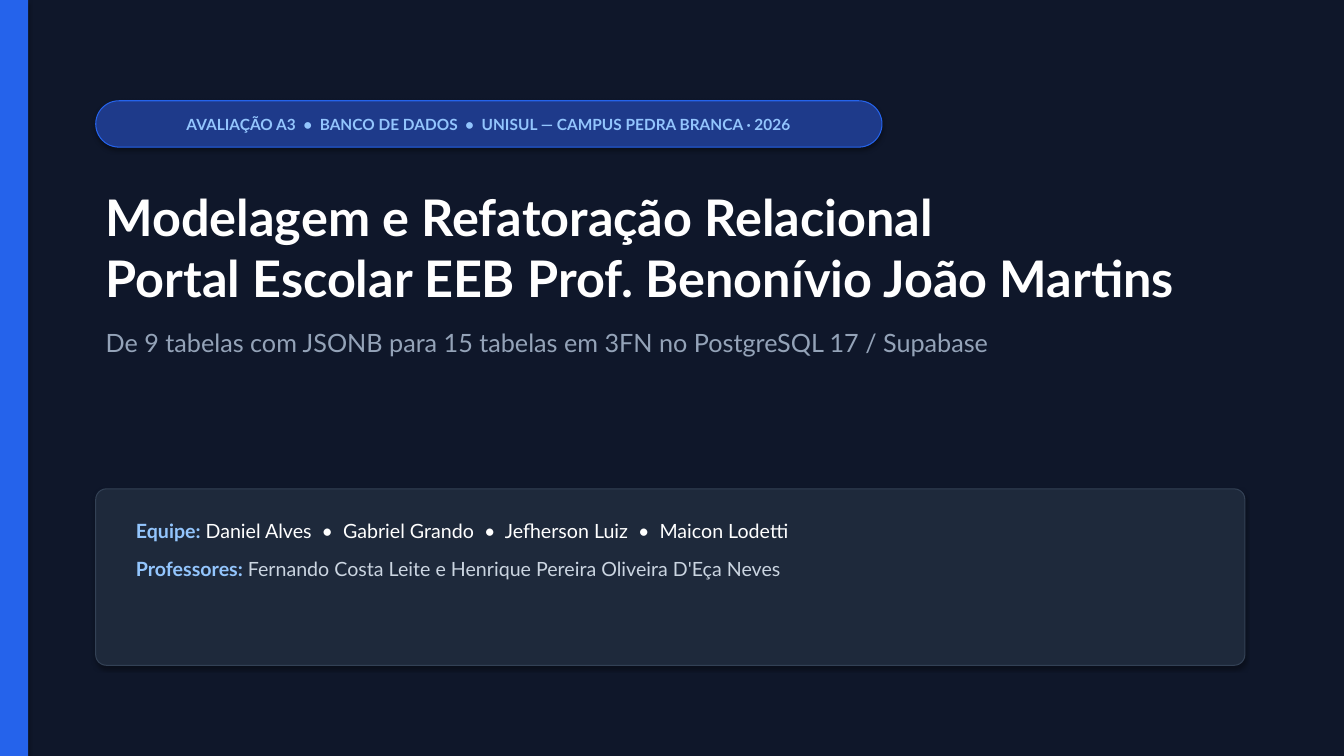
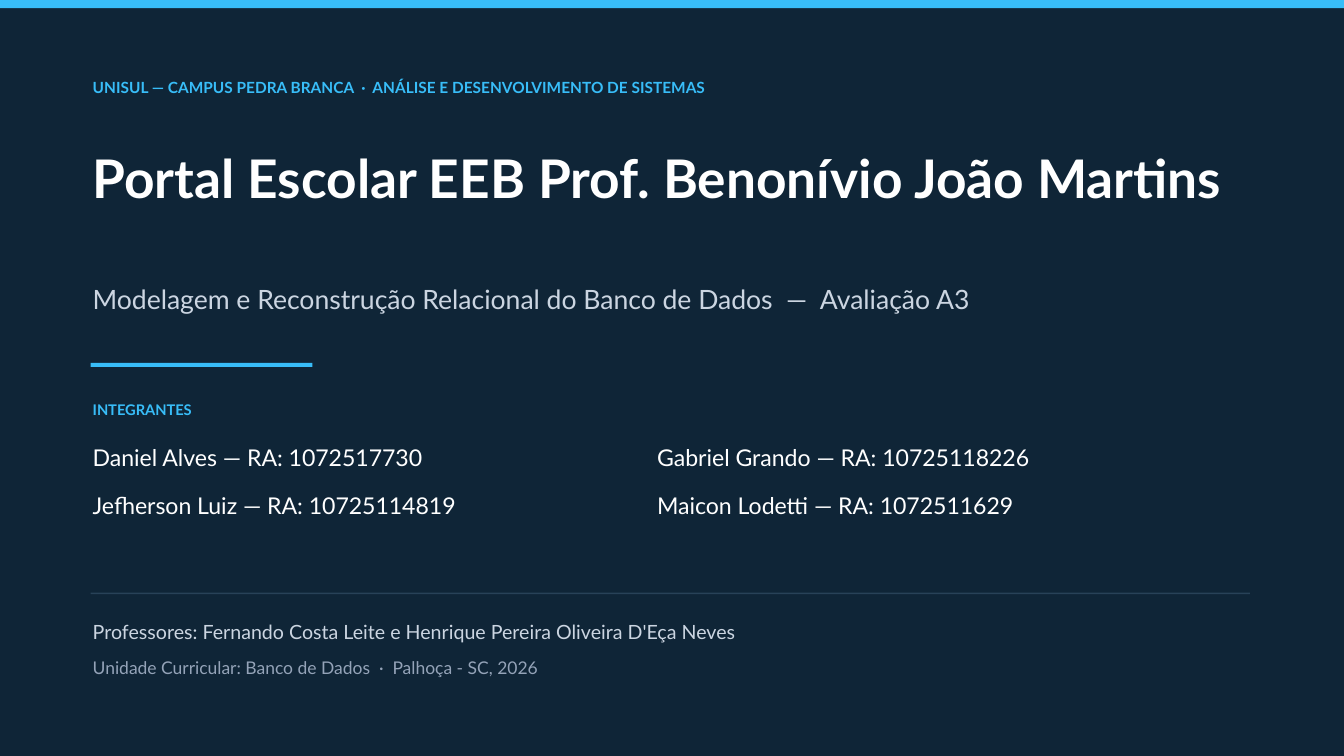
Before and after one commit to jefheee/a3-banco-dados-benonivio, a slide deck: slide 1 of 03_apresentacao/Apresentacao_A3_Portal_Escolar.pptx. Drawn at 1344x756 pixels with LibreOffice and Linux fonts; fonts in the diff are those of the drawing. Boxes give left, top, right and bottom in pixels: in the first picture for what was removed or moved away, otherwise in the second. Text is boxed around its words. In the diff, an @@ line names an element or a change of style, - is before the commit and + after.

Commit message:
feat: add project documentation, database schema models, SQL scripts, and presentation files for A3 Portal Escolar

```diff
--- a/03_apresentacao/Apresentacao_A3_Portal_Escolar.pptx
+++ b/03_apresentacao/Apresentacao_A3_Portal_Escolar.pptx
@@ background #0F172A to #0F2537 @@
@@ rectangle removed at <box>0,0,28,756</box> @@
@@ rectangle added at <box>0,0,1344,8</box>, fill #38BDF8 @@
@@ text "UNISUL — CAMPUS PEDRA BRANCA ...": place and size @@
-text "UNISUL — CAMPUS PEDRA BRANCA ..." at <box>96,101,882,147</box>
+text "UNISUL — CAMPUS PEDRA BRANCA ..." at <box>93,79,705,93</box>
@@ text "UNISUL — CAMPUS PEDRA BRANCA ..." at <box>93,79,705,93</box>: vertical alignment middle to top; fill #1E3A8A to none; outline #2563EB 0.75 pt to none; shadow off @@
@@ text at <box>93,79,705,93</box>: text changed; text colour #93C5FD to #38BDF8 @@
-AVALIAÇÃO A3 • BANCO DE DADOS • UNISUL — CAMPUS PEDRA BRANCA · 2026
+UNISUL — CAMPUS PEDRA BRANCA · ANÁLISE E DESENVOLVIMENTO DE SISTEMAS
@@ text at <box>93,158,1221,199</box>: text changed; size 36 to 38 pt @@
-Modelagem e Refatoração Relacional
-Portal Escolar EEB Prof. Benonívio João Martins
-De 9 tabelas com JSONB para 15 tabelas em 3FN no PostgreSQL 17 / Supabase
+Portal Escolar EEB Prof. Benonívio João Martins
@@ text added at <box>93,289,969,314</box>, 19 pt, text #CBD5E1 @@
+Modelagem e Reconstrução Relacional do Banco de Dados — Avaliação A3
@@ rectangle added at <box>91,363,313,367</box>, fill #38BDF8 @@
@@ text added at <box>93,404,192,415</box>, 10.5 pt, text #38BDF8, bold @@
+INTEGRANTES
@@ text added at <box>93,449,422,466</box>, 16.5 pt, text #FFFFFF @@
+Daniel Alves — RA: 1072517730
@@ text added at <box>657,449,1029,466</box>, 16.5 pt, text #FFFFFF @@
+Gabriel Grando — RA: 10725118226
@@ text added at <box>93,496,456,514</box>, 16.5 pt, text #FFFFFF @@
+Jefherson Luiz — RA: 10725114819
@@ rounded rectangle removed at <box>96,489,1245,665</box> @@
@@ text added at <box>657,497,1014,514</box>, 16.5 pt, text #FFFFFF @@
+Maicon Lodetti — RA: 1072511629
@@ text at <box>136,523,788,542</box>: paragraph removed @@
-Equipe: Daniel Alves • Gabriel Grando • Jefherson Luiz • Maicon Lodetti
@@ rectangle added at <box>91,593,1250,594</box>, fill #284258 @@
@@ text "Professores: Fernando Costa Leite e ...": place and size @@
-text "Professores: Fernando Costa Leite e ..." at <box>136,523,788,580</box>
+text "Professores: Fernando Costa Leite e ..." at <box>93,624,736,643</box>
@@ text "Professores: Fernando Costa Leite e ..." at <box>93,624,736,643</box>: text colour #93C5FD to #CBD5E1, bold off in "Professores:"; line spacing 1 to 1.2 @@
@@ text added at <box>93,661,538,677</box>, 12.5 pt, text #94A3B8 @@
+Unidade Curricular: Banco de Dados · Palhoça - SC, 2026
```
Also in this commit, not shown: 9 slides added, 9 slides removed, 33 other files.
